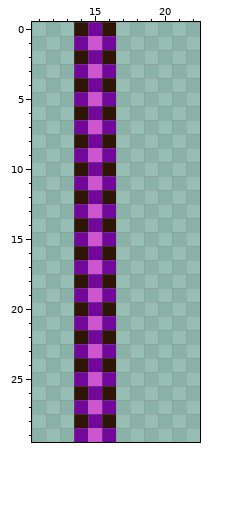
Pixel-art sprite: assets/chopstick_up.png. Above is the file before it was changed.
The file is 30x30 pixels. Shown: x 11..22, y 0..29.
The same view after the edit:
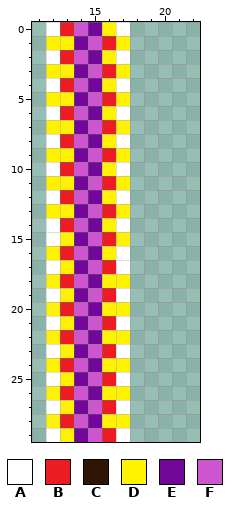
Palette (. is transparent): A #ffffff  B #ed1c24  C #2e1506  D #fff200  E #720899  F #cd55cf
The exact change:
y 0: x 12..14 ..C -> ABF; x 16..17 C. -> DA
y 1: x 12..13 .. -> DD; x 16..17 E. -> BD
y 2: x 12..14 ..C -> ABF; x 16..17 C. -> DA
y 3: x 12..13 .. -> DD; x 16..17 E. -> BD
y 4: x 12..14 ..C -> ABF; x 16..17 C. -> DA
y 5: x 12..13 .. -> DD; x 16..17 E. -> BD
y 6: x 12..14 ..C -> ABF; x 16..17 C. -> DA
y 7: x 12..13 .. -> DD; x 16..17 E. -> BD
y 8: x 12..14 ..C -> ABF; x 16..17 C. -> DA
y 9: x 12..13 .. -> DD; x 16..17 E. -> BD
y 10: x 12..14 ..C -> ABF; x 16..17 C. -> DA
y 11: x 12..13 .. -> DD; x 16..17 E. -> BD
y 12: x 12..14 ..C -> ABF; x 16..17 C. -> DA
y 13: x 12..13 .. -> DD; x 16..17 E. -> BD
y 14: x 12..14 ..C -> ABF; x 16..17 C. -> DA
y 15: x 12..13 .. -> AD; x 16..17 E. -> BD
y 16: x 12..14 ..C -> DBF; x 16..17 C. -> DA
y 17: x 12..13 .. -> AD; x 16..17 E. -> BA
y 18: x 12..14 ..C -> DBF; x 16..17 C. -> DD
y 19: x 12..13 .. -> AD; x 16..17 E. -> BA
y 20: x 12..14 ..C -> DBF; x 16..17 C. -> DD
y 21: x 12..13 .. -> AD; x 16..17 E. -> BA
y 22: x 12..14 ..C -> DBF; x 16..17 C. -> DD
y 23: x 12..13 .. -> AD; x 16..17 E. -> BA
y 24: x 12..14 ..C -> DBF; x 16..17 C. -> DD
y 25: x 12..13 .. -> AD; x 16..17 E. -> BA
y 26: x 12..14 ..C -> DBF; x 16..17 C. -> DD
y 27: x 12..13 .. -> AD; x 16..17 E. -> BA
y 28: x 12..14 ..C -> DBF; x 16..17 C. -> DD
y 29: x 12..13 .. -> AD; x 16..17 E. -> BA
Where, in picture pixels (left, top, right, bottom), the same in both pictures:
changed: (46, 22, 130, 442)
